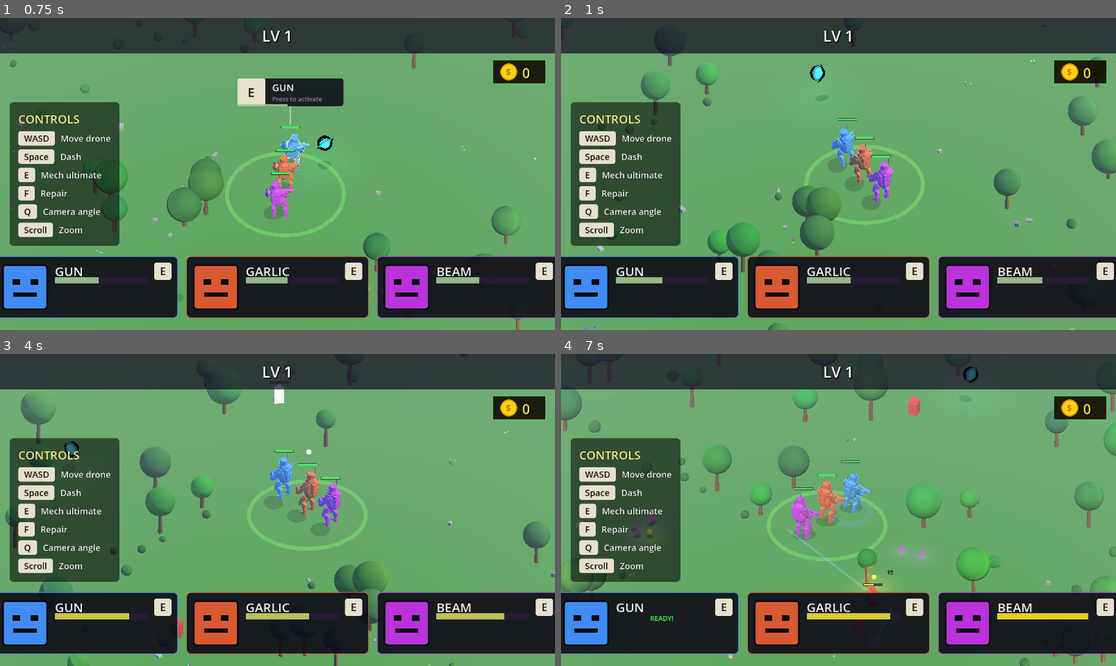
Above: before the commit, frames 1-4 (two rows, left to right).
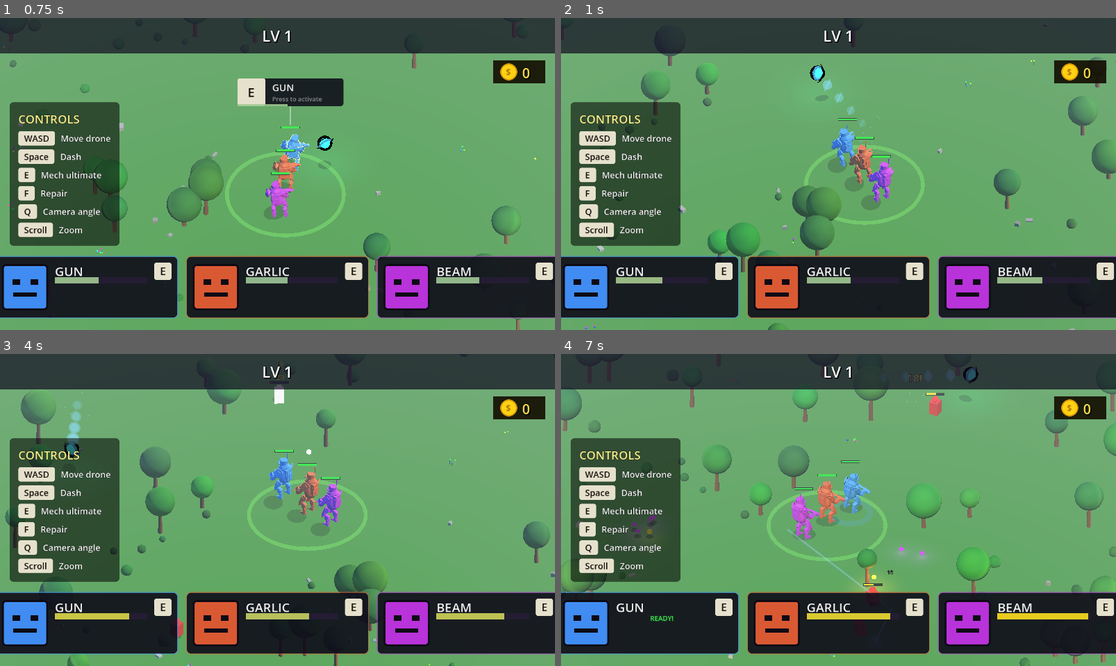
Above: after the commit, the same moments.

Repository: Jojjo1010/MechGame
Game: Godot game, scene res://scenes/game/Game.tscn
The game is run twice, just before and just after one commit, with the same random seed, the same clock (stepped at 60 frames per second) and the same inputs.
Inputs (mouse positions are in pixels of both pictures, inside the frame that each line leads up to):
- Up to frame 1 (0.75 s): tap Enter at 0.5 s; move the mouse to (249, 236) at 0.52 s; hold W from 0.53 s (still down); tap Q at 0.6 s; click (249, 236) at 0.67 s
- Up to frame 2 (1 s): keep holding W; tap Space at 0.77 s
- Up to frame 3 (4 s): release W at 1.25 s; drag from (444, 556) to (249, 572) at 1.27 s; move the mouse to (111, 463) at 2.02 s; hold A 2.03-2.75 s; tap F at 2.1 s; drag from (305, 510) to (111, 463) at 2.77 s; move the mouse to (194, 432) at 3.52 s; hold S from 3.53 s (still down); tap E at 3.6 s; tap Space at 3.77 s
- Up to frame 4 (7 s): release S at 4.25 s; drag from (960, 494) to (755, 432) at 4.27 s; move the mouse to (727, 525) at 5.02 s; hold W 5.03-5.75 s; tap Q at 5.1 s; click (727, 525) at 5.17 s; drag from (894, 441) to (727, 525) at 5.77 s; move the mouse to (810, 572) at 6.52 s; hold D from 6.53 s (still down); tap F at 6.6 s; tap Space at 6.77 s

Frame 1 is identical in both runs. In frame 2, 0.1% of the frame differs, in the area x 47-58%, y 19-40%; in frame 3, 0.2%; in frame 4, 0.4%, in the area x 62-71%, y 5-20%.

Commit message:
Dash punches through enemies with cyan trail + hit VFX
Each enemy along the dash path takes 18 damage + 24-force forward
knockback (one hit per enemy per dash). Spawns a fading mesh ghost every
35 ms during the dash for an afterimage trail, plus a takeoff burst and
a per-enemy crackle on contact. Re-tunes the dash sound to a punchier
high-pitched whoosh layered with a low boom.

Co-Authored-By: Claude Opus 4.7 (1M context) <noreply@anthropic.com>

Diff:
--- a/scenes/drones/Drone.gd
+++ b/scenes/drones/Drone.gd
@@ -1,4 +1,6 @@
 extends Node3D
+
+const BurstVFX = preload("res://scenes/vfx/BurstVFX.gd")
 
 const SPEED        := 14.0
 const HEIGHT       := 2.2
@@ -15,6 +17,10 @@
 const DASH_FORCE     := 32.0
 const DASH_DURATION  := 0.18    # seconds drone is i-framed and locked to dash velocity
 const DASH_COOLDOWN  := 1.5
+const DASH_HIT_RADIUS    := 1.6     # enemies inside this get punched through
+const DASH_DAMAGE        := 18.0    # damage per enemy passed through (one hit per dash)
+const DASH_KNOCKBACK     := 24.0    # impulse magnitude on enemies passed through
+const DASH_GHOST_PERIOD  := 0.035   # seconds between afterimage spawns during dash
 
 var player_controlled: bool = false
 var repair_locked: bool = false
@@ -27,6 +33,9 @@
 var _blob_shadow_mat: StandardMaterial3D = null
 var _dash_active:    float = 0.0
 var _dash_cooldown:  float = 0.0
+var _dash_ghost_t:   float = 0.0
+var _dash_dir:       Vector3 = Vector3.ZERO   # direction the current dash is travelling in
+var _dash_hit_set:   Dictionary = {}          # enemies already punched-through in current dash
 
 func _ready() -> void:
 	add_to_group("drones")
@@ -124,7 +133,8 @@
 	if _dash_cooldown > 0.0:
 		_dash_cooldown = maxf(0.0, _dash_cooldown - delta)
 
-	# Dashing: i-frames (skip enemy contact), locked velocity, full mech-line march
+	# Dashing: i-frames (skip enemy contact), locked velocity, full mech-line march.
+	# Each enemy along the path is punched through once: damage + radial shove.
 	if _dash_active > 0.0:
 		_dash_active = maxf(0.0, _dash_active - delta)
 		position.z -= MECH_SPEED * RunManager.line_speed_mult * delta
@@ -132,6 +142,11 @@
 		position.y = HEIGHT
 		_resolve_mech_collisions()
 		_clamp_to_viewport()
+		_dash_ghost_t -= delta
+		if _dash_ghost_t <= 0.0:
+			_dash_ghost_t = DASH_GHOST_PERIOD
+			_spawn_dash_ghost()
+		_dash_punch_through()
 		return
 
 	# Check for enemy contacts → daze
@@ -205,12 +220,70 @@
 	velocity = input.normalized() * DASH_FORCE
 	_dash_active   = DASH_DURATION
 	_dash_cooldown = DASH_COOLDOWN
+	_dash_dir      = input.normalized()
+	_dash_ghost_t  = 0.0
+	_dash_hit_set.clear()
 	# Dash breaks daze
 	if _daze_timer > 0.0:
 		_daze_timer = 0.0
 		_set_daze_visual(false)
-	# Quick buzzy whoosh — reusing the daze sound at a higher pitch
-	AudioManager.play("drone_daze", global_position, -10.0, 1.7)
+	# Punchy dash whoosh — reused daze sound at a high pitch + boom layer
+	AudioManager.play("drone_daze", global_position, -4.0, 1.85)
+	AudioManager.play("garlic_pulse", global_position, -8.0, 0.85)
+	# Cyan flash burst at takeoff so the player sees the dash trigger
+	BurstVFX.spawn(global_position, Color(0.4, 0.85, 1.0), 22, 7.0, 0.45, get_tree().current_scene)
+
+# Find any enemies within DASH_HIT_RADIUS of the drone, deal damage + knockback
+# once per enemy per dash, and spawn a hit-through VFX.
+func _dash_punch_through() -> void:
+	for e in get_tree().get_nodes_in_group("enemies"):
+		if e == null or not is_instance_valid(e):
+			continue
+		var enemy_id := e.get_instance_id()
+		if _dash_hit_set.has(enemy_id):
+			continue
+		var diff: Vector3 = e.global_position - global_position
+		diff.y = 0.0
+		if diff.length() > DASH_HIT_RADIUS:
+			continue
+		_dash_hit_set[enemy_id] = true
+		if e.has_method("take_damage"):
+			e.take_damage(DASH_DAMAGE, true)   # render as crit so the number shouts
+		if e.has_method("apply_knockback"):
+			# Shove enemies along dash direction (so they spray forward, readable)
+			var dir := _dash_dir
+			if dir.length_squared() < 0.01:
+				dir = diff.normalized()
+			e.apply_knockback(dir.normalized() * DASH_KNOCKBACK)
+		AudioManager.play("bullet_impact", e.global_position, -4.0, 1.4)
+		BurstVFX.spawn(e.global_position + Vector3(0.0, 1.0, 0.0),
+			Color(0.5, 0.9, 1.0), 18, 6.5, 0.4, get_tree().current_scene)
+
+# Spawn a faded copy of the drone's body meshes at the current pose. Each ghost
+# fades out over 0.28s, creating a continuous afterimage trail behind the dash.
+func _spawn_dash_ghost() -> void:
+	for mi in _mesh_instances:
+		if not is_instance_valid(mi) or mi.mesh == null:
+			continue
+		var ghost := MeshInstance3D.new()
+		ghost.mesh = mi.mesh
+		ghost.cast_shadow = GeometryInstance3D.SHADOW_CASTING_SETTING_OFF
+		var gmat := StandardMaterial3D.new()
+		gmat.albedo_color              = Color(0.45, 0.85, 1.0, 0.55)
+		gmat.emission_enabled          = true
+		gmat.emission                  = Color(0.3, 0.7, 1.0)
+		gmat.emission_energy_multiplier = 4.0
+		gmat.transparency              = BaseMaterial3D.TRANSPARENCY_ALPHA
+		gmat.shading_mode              = BaseMaterial3D.SHADING_MODE_UNSHADED
+		gmat.no_depth_test             = true
+		gmat.render_priority           = 7
+		ghost.material_override = gmat
+		get_tree().current_scene.add_child(ghost)
+		ghost.global_transform = mi.global_transform
+		var tw := ghost.create_tween()
+		tw.tween_property(gmat, "albedo_color:a", 0.0, 0.28).set_ease(Tween.EASE_OUT)
+		tw.parallel().tween_property(ghost, "scale", ghost.scale * 0.6, 0.28).set_ease(Tween.EASE_OUT)
+		tw.tween_callback(ghost.queue_free)
 
 func _check_enemy_contact() -> void:
 	if _daze_timer > 0.0:
